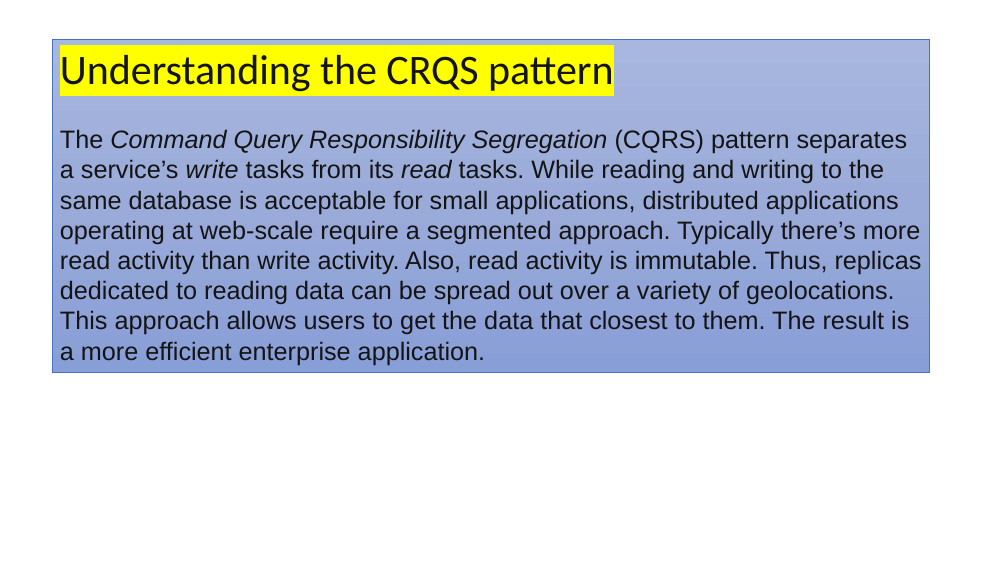
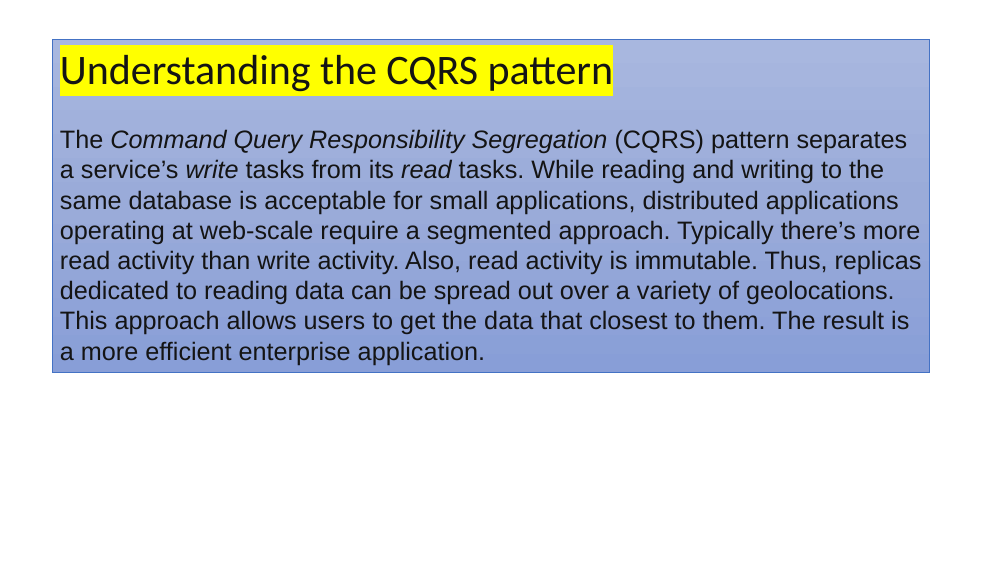
Before and after one commit to radhavkrishna1994/SB_MSA_May_2022, a slide deck: slide 4 of ppts/CQRS.pptx. Drawn at 1008x567 pixels with LibreOffice and Linux fonts; fonts in the diff are those of the drawing. Boxes give left, top, right and bottom in pixels: in the first picture for what was removed or moved away, otherwise in the second. Text is boxed around its words. In the diff, an @@ line names an element or a change of style, - is before the commit and + after.

```diff
--- a/ppts/CQRS.pptx
+++ b/ppts/CQRS.pptx
@@ text in rectangle at bbox=[60, 55, 613, 92]: text changed @@
-Understanding the CRQS pattern
+Understanding the CQRS pattern
```
Also in this commit, not shown: 5 slides added, 19 other files.
